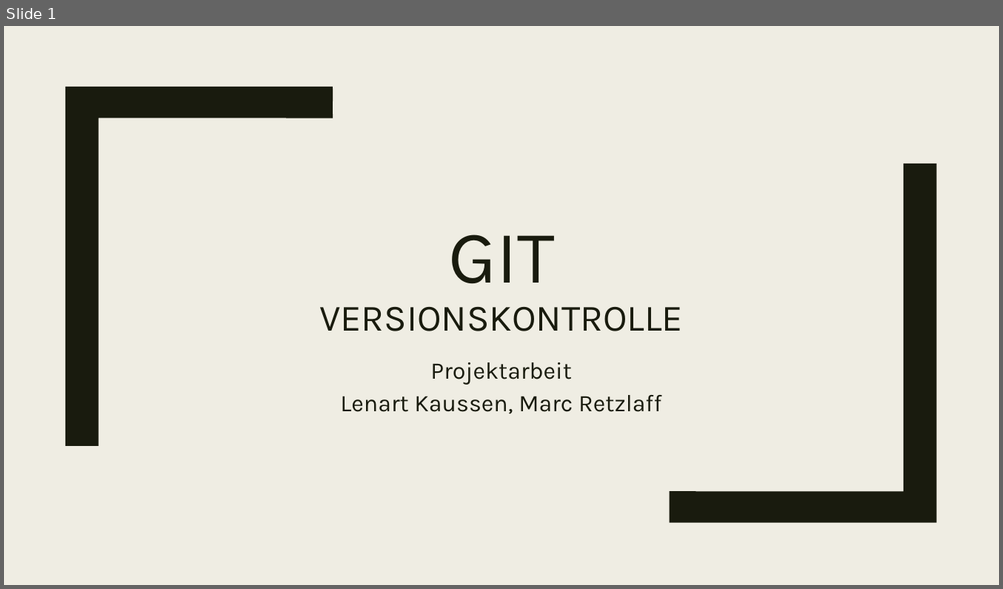
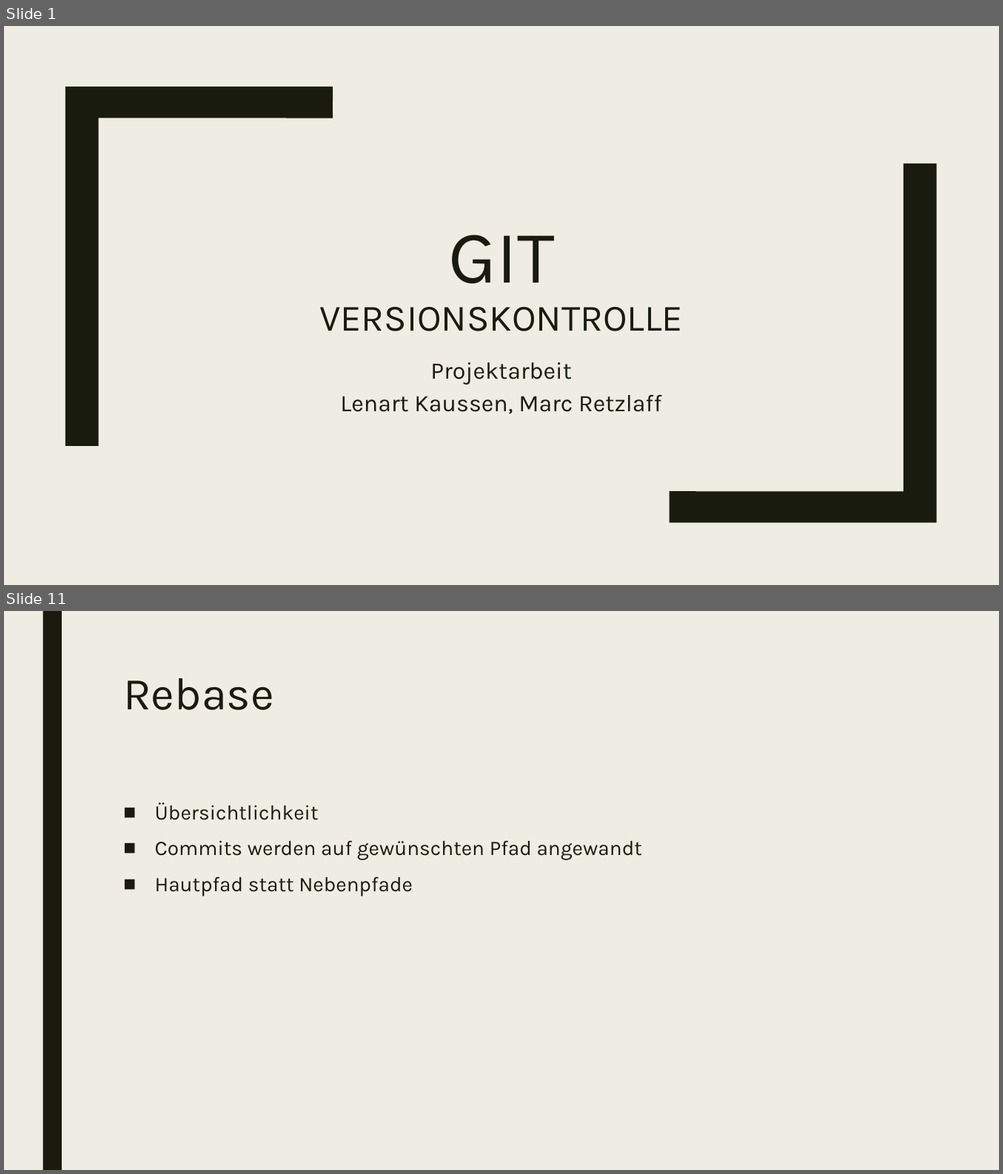
Before and after one commit to marcretzlaff/projektarbeit, a slide deck: GIT.pptx. Shown one above the other, each under a label of ours: slide 1 before the commit, slides 1 and 11 after it; the slides between them are not shown. The pictures are 1003x589 and 1003x1174 pixels, drawn with LibreOffice and Linux fonts; fonts in the diff are those of the drawing. Boxes give left, top, right and bottom in pixels: in the first picture for what was removed or moved away, otherwise in the second. Text is boxed around its words. In the diff, an @@ line names an element or a change of style, - is before the commit and + after.

```diff
--- a/GIT.pptx
+++ b/GIT.pptx
@@ slide 11 added at (4,611,999,1170), background #EFEDE3 @@
@@ rectangle added at (42,611,62,1170), fill #191B0E @@
@@ title added at (123,678,274,710), 44 pt, text #191B0E @@
+Rebase
@@ text added at (155,803,642,897), 20 pt, text #191B0E @@
+■ Übersichtlichkeit
+■ Commits werden auf gewünschten Pfad angewandt
+■ Hautpfad statt Nebenpfade
```
Also in this commit, not shown: 6 slides changed, 8 other slides added, 8 slides removed.
